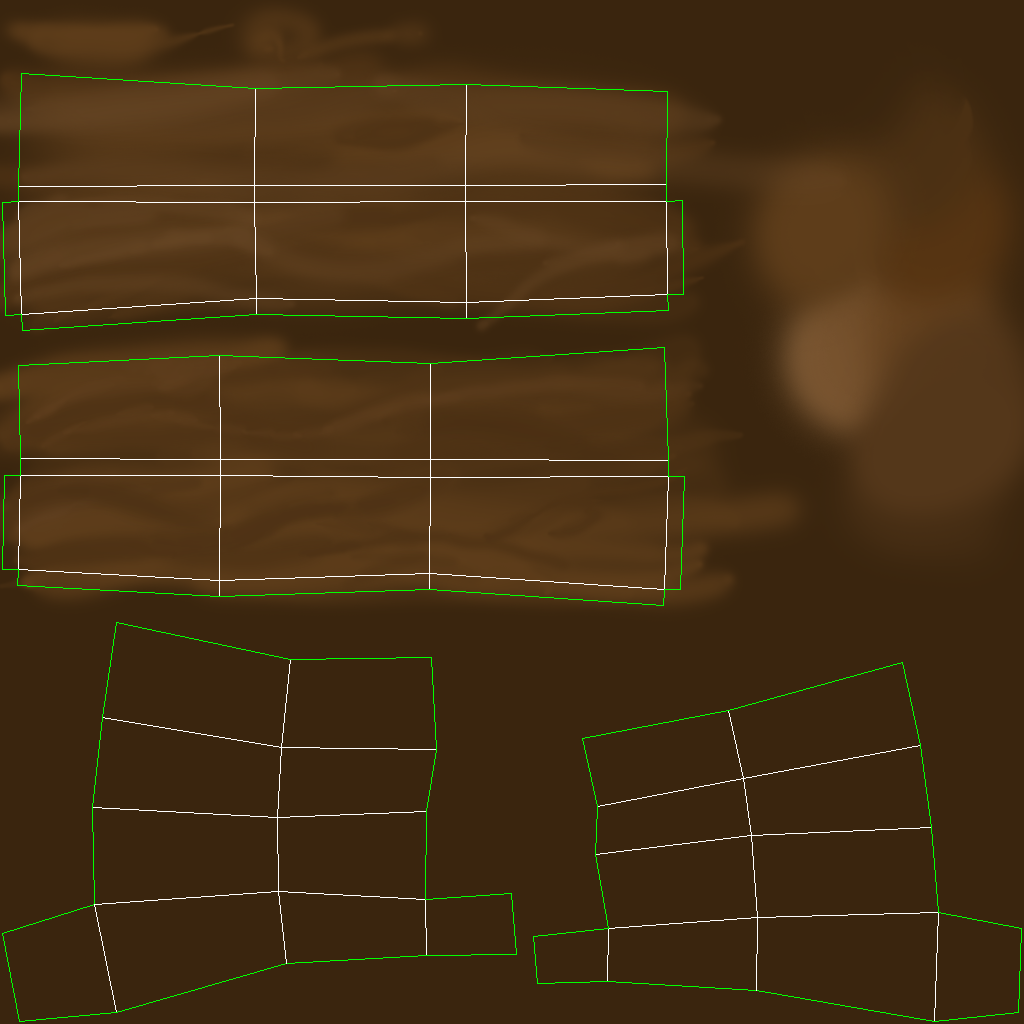
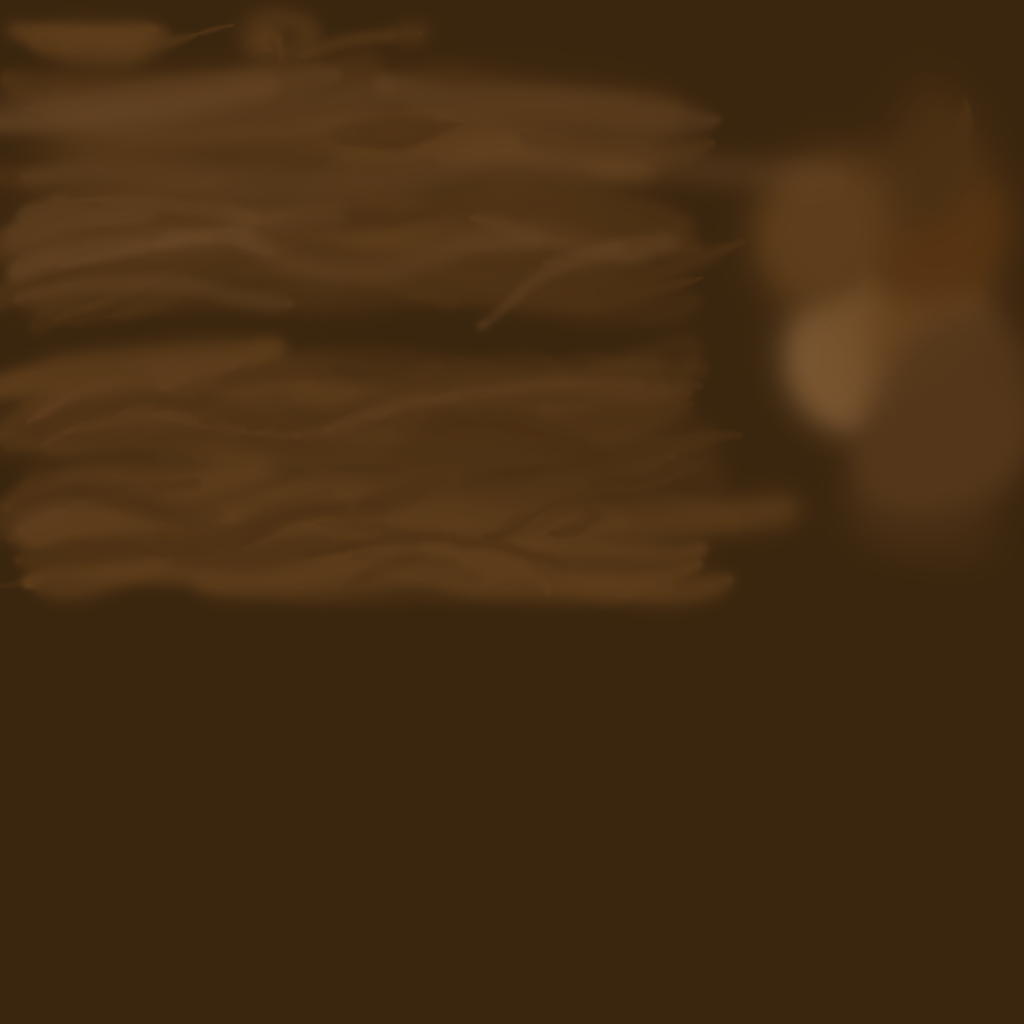
Layer changes from the first 1024×1024 image to the second:
hid "Fence_1_UVMap" over [2,73,1022,1022]
